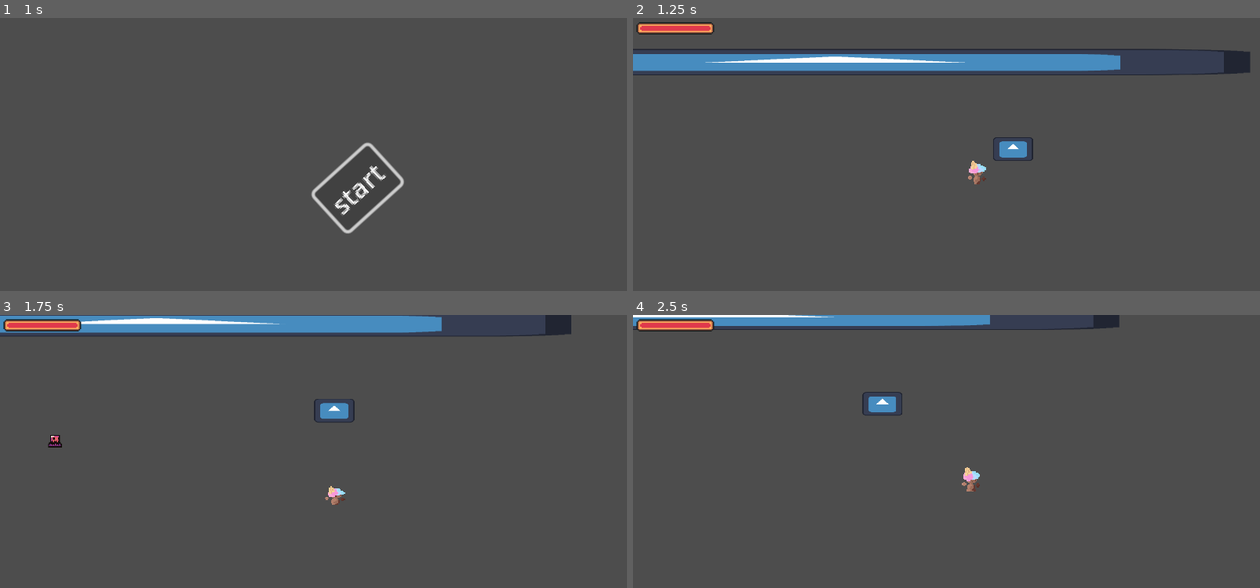
Above: before the commit, frames 1-4 (two rows, left to right).
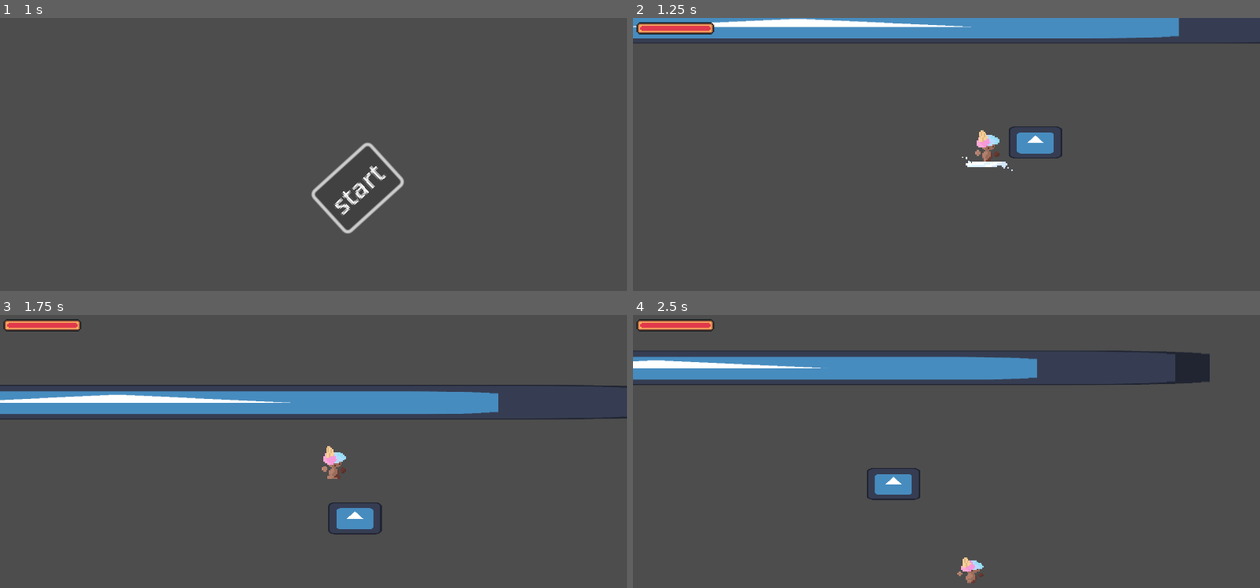
Above: after the commit, the same moments.

Repository: Luna264/candy-strike
Game: Godot game, scene res://levels/start_menu.tscn
Same seed, same stepped clock (60 frames per second), same inputs: the game is played once before the commit and once after it. The engine's default icon, where the game draws it, is replaced by a stand-in: a white triangle on a blue panel in a dark square.
Inputs (mouse positions are in pixels of both pictures, inside the frame that each line leads up to):
- Up to frame 1 (1 s): click "start" at 0.5 s
- Up to frame 2 (1.25 s): no input
- Up to frame 3 (1.75 s): tap Enter at 1.25 s; move the mouse to (451, 473) at 1.27 s; hold D (right) from 1.28 s (still down); click (451, 473) at 1.35 s; tap Space (jump) at 1.52 s
- Up to frame 4 (2.5 s): keep holding D (right); move the mouse to (821, 508) at 2.02 s; tap R (c_attack) at 2.1 s; tap Space (jump) at 2.27 s

Frame 1 is identical in both runs. In frame 2, 14% of the frame differs, in the area x 0-100%, y 0-61%; in frame 3, 13%; in frame 4, 11%.

Commit message:
glass platform sprites added

Diff:
--- a/levels/level_1.tscn
+++ b/levels/level_1.tscn
@@ -11,6 +11,7 @@
 [ext_resource type="Texture2D" uid="uid://cqnhuei2j5uas" path="res://assets/sprites/healthbarProgress.png" id="9_5ot28"]
 [ext_resource type="Script" uid="uid://d22wusqsc3ni0" path="res://scripts/playerhealth.gd" id="10_aerfg"]
 [ext_resource type="Script" uid="uid://bxxxkbuwialt3" path="res://scripts/retry.gd" id="11_5ot28"]
+[ext_resource type="PackedScene" uid="uid://cv7u13y5ejaoy" path="res://scenes/enviornment/glassplatform.tscn" id="12_aerfg"]
 
 [sub_resource type="WorldBoundaryShape2D" id="WorldBoundaryShape2D_uwrxv"]
 
@@ -34,6 +35,7 @@
 
 [node name="TextureProgressBar" type="TextureProgressBar" parent="player/CanvasLayer/Control" node_paths=PackedStringArray("player")]
 visible = false
+layout_mode = 0
 offset_right = 141.0
 offset_bottom = 88.0
 scale = Vector2(3.71961, 3.751)
@@ -60,7 +62,7 @@
 [node name="Camera2D" type="Camera2D" parent="." node_paths=PackedStringArray("follow_node")]
 position = Vector2(-67, 74)
 scale = Vector2(1.43546, 1.43546)
-zoom = Vector2(2.995, 2.995)
+zoom = Vector2(4, 4)
 position_smoothing_enabled = true
 script = ExtResource("6_5ot28")
 follow_node = NodePath("../player")
@@ -131,6 +133,8 @@
 text = "retry"
 script = ExtResource("11_5ot28")
 
+[node name="glassplatform" parent="." instance=ExtResource("12_aerfg")]
+
 [connection signal="shakescreenplayer" from="player" to="Camera2D" method="_on_player_shakescreenplayer"]
 [connection signal="body_entered" from="player/candycane" to="player/candycane" method="attack_enemies"]
 [connection signal="enemyShakescreen" from="player/candycane" to="Camera2D" method="_on_candycane_enemy_shakescreen"]
--- a/scenes/enviornment/glassplatform.tscn
+++ b/scenes/enviornment/glassplatform.tscn
@@ -1,126 +1,158 @@
-[gd_scene load_steps=10 format=3 uid="uid://cv7u13y5ejaoy"]
+[gd_scene load_steps=8 format=3 uid="uid://cv7u13y5ejaoy"]
 
 [ext_resource type="Script" uid="uid://b27b3skwbmx8h" path="res://scripts/glassplatform.gd" id="1_6dscm"]
-[ext_resource type="Texture2D" uid="uid://cu764fjk8wuga" path="res://assets/sprites/platforms.png" id="1_dvt6d"]
-
-[sub_resource type="RectangleShape2D" id="RectangleShape2D_6dscm"]
-size = Vector2(33, 11)
-
-[sub_resource type="RectangleShape2D" id="RectangleShape2D_dvt6d"]
-size = Vector2(33, 12)
+[ext_resource type="Texture2D" uid="uid://cwqbc0oucfyrc" path="res://assets/sprites/sugarglass.png" id="2_6dscm"]
 
 [sub_resource type="Animation" id="Animation_lwbke"]
 length = 0.001
 tracks/0/type = "value"
 tracks/0/imported = false
 tracks/0/enabled = true
-tracks/0/path = NodePath("Sprite2D:position")
+tracks/0/path = NodePath("Sugarglass:frame")
 tracks/0/interp = 1
 tracks/0/loop_wrap = true
 tracks/0/keys = {
 "times": PackedFloat32Array(0),
 "transitions": PackedFloat32Array(1),
-"update": 0,
-"values": [Vector2(0, 0)]
+"update": 1,
+"values": [0]
 }
 tracks/1/type = "value"
 tracks/1/imported = false
 tracks/1/enabled = true
-tracks/1/path = NodePath("Area2D/CollisionShape2D:position")
+tracks/1/path = NodePath("CollisionPolygon2D:position")
 tracks/1/interp = 1
 tracks/1/loop_wrap = true
 tracks/1/keys = {
 "times": PackedFloat32Array(0),
 "transitions": PackedFloat32Array(1),
 "update": 0,
-"values": [Vector2(0.5, -0.5)]
+"values": [Vector2(-9.89414e-06, -0.00374615)]
 }
 tracks/2/type = "value"
 tracks/2/imported = false
 tracks/2/enabled = true
-tracks/2/path = NodePath("Area2D/CollisionShape2D:scale")
+tracks/2/path = NodePath("CollisionPolygon2D:rotation")
 tracks/2/interp = 1
 tracks/2/loop_wrap = true
 tracks/2/keys = {
 "times": PackedFloat32Array(0),
 "transitions": PackedFloat32Array(1),
 "update": 0,
-"values": [Vector2(1, 1)]
+"values": [-0.0024975]
 }
 tracks/3/type = "value"
 tracks/3/imported = false
 tracks/3/enabled = true
-tracks/3/path = NodePath("Sprite2D:rotation")
+tracks/3/path = NodePath("Area2D/CollisionPolygon2D:position")
 tracks/3/interp = 1
 tracks/3/loop_wrap = true
 tracks/3/keys = {
 "times": PackedFloat32Array(0),
 "transitions": PackedFloat32Array(1),
 "update": 0,
-"values": [0.0]
+"values": [Vector2(-9.89414e-06, -0.00374615)]
 }
 tracks/4/type = "value"
 tracks/4/imported = false
 tracks/4/enabled = true
-tracks/4/path = NodePath("Area2D/CollisionShape2D:disabled")
+tracks/4/path = NodePath("Area2D/CollisionPolygon2D:rotation")
 tracks/4/interp = 1
 tracks/4/loop_wrap = true
 tracks/4/keys = {
 "times": PackedFloat32Array(0),
 "transitions": PackedFloat32Array(1),
-"update": 1,
-"values": [false]
+"update": 0,
+"values": [-0.0024975]
 }
 tracks/5/type = "value"
 tracks/5/imported = false
 tracks/5/enabled = true
-tracks/5/path = NodePath("CollisionShape2D:disabled")
+tracks/5/path = NodePath("Sugarglass:position")
 tracks/5/interp = 1
 tracks/5/loop_wrap = true
 tracks/5/keys = {
 "times": PackedFloat32Array(0),
 "transitions": PackedFloat32Array(1),
-"update": 1,
-"values": [false]
+"update": 0,
+"values": [Vector2(2, -5)]
+}
+tracks/6/type = "value"
+tracks/6/imported = false
+tracks/6/enabled = true
+tracks/6/path = NodePath("Sugarglass:rotation")
+tracks/6/interp = 1
+tracks/6/loop_wrap = true
+tracks/6/keys = {
+"times": PackedFloat32Array(0),
+"transitions": PackedFloat32Array(1),
+"update": 0,
+"values": [0.0]
+}
+tracks/7/type = "value"
+tracks/7/imported = false
+tracks/7/enabled = true
+tracks/7/path = NodePath("Area2D:position")
+tracks/7/interp = 1
+tracks/7/loop_wrap = true
+tracks/7/keys = {
+"times": PackedFloat32Array(0),
+"transitions": PackedFloat32Array(1),
+"update": 0,
+"values": [Vector2(0, 0)]
+}
+tracks/8/type = "value"
+tracks/8/imported = false
+tracks/8/enabled = true
+tracks/8/path = NodePath("Area2D:rotation")
+tracks/8/interp = 1
+tracks/8/loop_wrap = true
+tracks/8/keys = {
+"times": PackedFloat32Array(0),
+"transitions": PackedFloat32Array(1),
+"update": 0,
+"values": [0.0]
+}
+tracks/9/type = "value"
+tracks/9/imported = false
+tracks/9/enabled = true
+tracks/9/path = NodePath(".:position")
+tracks/9/interp = 1
+tracks/9/loop_wrap = true
+tracks/9/keys = {
+"times": PackedFloat32Array(0),
+"transitions": PackedFloat32Array(1),
+"update": 0,
+"values": [Vector2(0, 0)]
+}
+tracks/10/type = "value"
+tracks/10/imported = false
+tracks/10/enabled = true
+tracks/10/path = NodePath(".:rotation")
+tracks/10/interp = 1
+tracks/10/loop_wrap = true
+tracks/10/keys = {
+"times": PackedFloat32Array(0),
+"transitions": PackedFloat32Array(1),
+"update": 0,
+"values": [0.0]
 }
 
 [sub_resource type="Animation" id="Animation_6dscm"]
 resource_name = "breaking"
+length = 0.5
+loop_mode = 1
 tracks/0/type = "value"
 tracks/0/imported = false
 tracks/0/enabled = true
-tracks/0/path = NodePath("Sprite2D:position")
+tracks/0/path = NodePath("Sugarglass:frame")
 tracks/0/interp = 1
 tracks/0/loop_wrap = true
 tracks/0/keys = {
-"times": PackedFloat32Array(0, 0.3, 0.533333, 0.7, 0.866667, 1),
-"transitions": PackedFloat32Array(1, 1, 1, 1, 1, 1),
-"update": 0,
-"values": [Vector2(0, 0), Vector2(0, -1), Vector2(0, 2), Vector2(0, 0), Vector2(0, 2), Vector2(0, 0)]
-}
-tracks/1/type = "value"
-tracks/1/imported = false
-tracks/1/enabled = true
-tracks/1/path = NodePath("CollisionShape2D:disabled")
-tracks/1/interp = 1
-tracks/1/loop_wrap = true
-tracks/1/keys = {
-"times": PackedFloat32Array(0),
-"transitions": PackedFloat32Array(1),
+"times": PackedFloat32Array(0, 0.2, 0.366667),
+"transitions": PackedFloat32Array(1, 1, 1),
 "update": 1,
-"values": [false]
-}
-tracks/2/type = "value"
-tracks/2/imported = false
-tracks/2/enabled = true
-tracks/2/path = NodePath("Area2D/CollisionShape2D:disabled")
-tracks/2/interp = 1
-tracks/2/loop_wrap = true
-tracks/2/keys = {
-"times": PackedFloat32Array(0),
-"transitions": PackedFloat32Array(1),
-"update": 1,
-"values": [false]
+"values": [1, 2, 3]
 }
 
 [sub_resource type="Animation" id="Animation_dvt6d"]
@@ -128,89 +160,164 @@
 tracks/0/type = "value"
 tracks/0/imported = false
 tracks/0/enabled = true
-tracks/0/path = NodePath("CollisionShape2D:disabled")
+tracks/0/path = NodePath("Sugarglass:frame")
 tracks/0/interp = 1
 tracks/0/loop_wrap = true
 tracks/0/keys = {
 "times": PackedFloat32Array(0),
 "transitions": PackedFloat32Array(1),
 "update": 1,
-"values": [false]
+"values": [0]
+}
+tracks/1/type = "value"
+tracks/1/imported = false
+tracks/1/enabled = true
+tracks/1/path = NodePath("CollisionPolygon2D:position")
+tracks/1/interp = 1
+tracks/1/loop_wrap = true
+tracks/1/keys = {
+"times": PackedFloat32Array(0),
+"transitions": PackedFloat32Array(1),
+"update": 0,
+"values": [Vector2(-9.89414e-06, -0.00374615)]
+}
+tracks/2/type = "value"
+tracks/2/imported = false
+tracks/2/enabled = true
+tracks/2/path = NodePath("CollisionPolygon2D:rotation")
+tracks/2/interp = 1
+tracks/2/loop_wrap = true
+tracks/2/keys = {
+"times": PackedFloat32Array(0),
+"transitions": PackedFloat32Array(1),
+"update": 0,
+"values": [-0.0024975]
+}
+tracks/3/type = "value"
+tracks/3/imported = false
+tracks/3/enabled = true
+tracks/3/path = NodePath("Area2D/CollisionPolygon2D:position")
+tracks/3/interp = 1
+tracks/3/loop_wrap = true
+tracks/3/keys = {
+"times": PackedFloat32Array(0),
+"transitions": PackedFloat32Array(1),
+"update": 0,
+"values": [Vector2(-9.89414e-06, -0.00374615)]
+}
+tracks/4/type = "value"
+tracks/4/imported = false
+tracks/4/enabled = true
+tracks/4/path = NodePath("Area2D/CollisionPolygon2D:rotation")
+tracks/4/interp = 1
+tracks/4/loop_wrap = true
+tracks/4/keys = {
+"times": PackedFloat32Array(0),
+"transitions": PackedFloat32Array(1),
+"update": 0,
+"values": [-0.0024975]
+}
+tracks/5/type = "value"
+tracks/5/imported = false
+tracks/5/enabled = true
+tracks/5/path = NodePath("Sugarglass:position")
+tracks/5/interp = 1
+tracks/5/loop_wrap = true
+tracks/5/keys = {
+"times": PackedFloat32Array(0),
+"transitions": PackedFloat32Array(1),
+"update": 0,
+"values": [Vector2(2, -5)]
+}
+tracks/6/type = "value"
+tracks/6/imported = false
+tracks/6/enabled = true
+tracks/6/path = NodePath("Sugarglass:rotation")
+tracks/6/interp = 1
+tracks/6/loop_wrap = true
+tracks/6/keys = {
+"times": PackedFloat32Array(0),
+"transitions": PackedFloat32Array(1),
+"update": 0,
+"values": [0.0]
+}
+tracks/7/type = "value"
+tracks/7/imported = false
+tracks/7/enabled = true
+tracks/7/path = NodePath("Area2D:position")
+tracks/7/interp = 1
+tracks/7/loop_wrap = true
+tracks/7/keys = {
+"times": PackedFloat32Array(0),
+"transitions": PackedFloat32Array(1),
+"update": 0,
+"values": [Vector2(0, 0)]
+}
+tracks/8/type = "value"
+tracks/8/imported = false
+tracks/8/enabled = true
+tracks/8/path = NodePath("Area2D:rotation")
+tracks/8/interp = 1
+tracks/8/loop_wrap = true
+tracks/8/keys = {
+"times": PackedFloat32Array(0),
+"transitions": PackedFloat32Array(1),
+"update": 0,
+"values": [0.0]
+}
+tracks/9/type = "value"
+tracks/9/imported = false
+tracks/9/enabled = true
+tracks/9/path = NodePath(".:position")
+tracks/9/interp = 1
+tracks/9/loop_wrap = true
+tracks/9/keys = {
+"times": PackedFloat32Array(0),
+"transitions": PackedFloat32Array(1),
+"update": 0,
+"values": [Vector2(0, 0)]
+}
+tracks/10/type = "value"
+tracks/10/imported = false
+tracks/10/enabled = true
+tracks/10/path = NodePath(".:rotation")
+tracks/10/interp = 1
+tracks/10/loop_wrap = true
+tracks/10/keys = {
+"times": PackedFloat32Array(0),
+"transitions": PackedFloat32Array(1),
+"update": 0,
+"values": [0.0]
 }
 
 [sub_resource type="Animation" id="Animation_ih7lb"]
 resource_name = "shattering"
+length = 0.22
 tracks/0/type = "value"
 tracks/0/imported = false
 tracks/0/enabled = true
-tracks/0/path = NodePath("Area2D/CollisionShape2D:position")
+tracks/0/path = NodePath("Sugarglass:frame")
 tracks/0/interp = 1
 tracks/0/loop_wrap = true
 tracks/0/keys = {
-"times": PackedFloat32Array(0, 1),
-"transitions": PackedFloat32Array(1, 1),
-"update": 0,
-"values": [Vector2(0.5, -0.5), Vector2(0.5, -0.5)]
-}
-tracks/1/type = "value"
+"times": PackedFloat32Array(0, 0.0666667, 0.133333, 0.2),
+"transitions": PackedFloat32Array(1, 1, 1, 1),
+"update": 1,
+"values": [5, 6, 7, 8]
+}
+tracks/1/type = "method"
 tracks/1/imported = false
 tracks/1/enabled = true
-tracks/1/path = NodePath("Area2D/CollisionShape2D:scale")
+tracks/1/path = NodePath(".")
 tracks/1/interp = 1
 tracks/1/loop_wrap = true
 tracks/1/keys = {
-"times": PackedFloat32Array(0, 1),
-"transitions": PackedFloat32Array(1, 1),
-"update": 0,
-"values": [Vector2(1, 1), Vector2(1, 1)]
-}
-tracks/2/type = "value"
-tracks/2/imported = false
-tracks/2/enabled = true
-tracks/2/path = NodePath("Sprite2D:position")
-tracks/2/interp = 1
-tracks/2/loop_wrap = true
-tracks/2/keys = {
-"times": PackedFloat32Array(0, 0.37, 1),
-"transitions": PackedFloat32Array(1, 1, 1),
-"update": 0,
-"values": [Vector2(0, 0), Vector2(0, -1), Vector2(0, 0)]
-}
-tracks/3/type = "value"
-tracks/3/imported = false
-tracks/3/enabled = true
-tracks/3/path = NodePath("Sprite2D:rotation")
-tracks/3/interp = 1
-tracks/3/loop_wrap = true
-tracks/3/keys = {
-"times": PackedFloat32Array(0, 0.37, 0.73, 1),
-"transitions": PackedFloat32Array(1, 1, 1, 1),
-"update": 0,
-"values": [0.0, -0.0891339, -3.15075, 0.0]
-}
-tracks/4/type = "value"
-tracks/4/imported = false
-tracks/4/enabled = true
-tracks/4/path = NodePath("Area2D/CollisionShape2D:disabled")
-tracks/4/interp = 1
-tracks/4/loop_wrap = true
-tracks/4/keys = {
-"times": PackedFloat32Array(0),
-"transitions": PackedFloat32Array(1),
-"update": 1,
-"values": [true]
-}
-tracks/5/type = "value"
-tracks/5/imported = false
-tracks/5/enabled = true
-tracks/5/path = NodePath("CollisionShape2D:disabled")
-tracks/5/interp = 1
-tracks/5/loop_wrap = true
-tracks/5/keys = {
-"times": PackedFloat32Array(0),
-"transitions": PackedFloat32Array(1),
-"update": 1,
-"values": [true]
+"times": PackedFloat32Array(0.2),
+"transitions": PackedFloat32Array(1),
+"values": [{
+"args": [],
+"method": &"queue_free"
+}]
 }
 
 [sub_resource type="AnimationLibrary" id="AnimationLibrary_tuatr"]
@@ -224,27 +331,29 @@
 [node name="glassplatform" type="AnimatableBody2D"]
 script = ExtResource("1_6dscm")
 
-[node name="Sprite2D" type="Sprite2D" parent="."]
-texture = ExtResource("1_dvt6d")
-region_enabled = true
-region_rect = Rect2(15.9692, 47.6468, 32.1421, 10.138)
-
-[node name="CollisionShape2D" type="CollisionShape2D" parent="."]
-position = Vector2(0.5, -0.5)
-shape = SubResource("RectangleShape2D_6dscm")
+[node name="Area2D" type="Area2D" parent="."]
+
+[node name="CollisionPolygon2D" type="CollisionPolygon2D" parent="Area2D"]
+position = Vector2(-9.89414e-06, -0.00374615)
+rotation = -0.0024975
+polygon = PackedVector2Array(-14.995, -2.03371, 15.0049, -1.95879, 16, 0.0437061, 14.995, 2.0412, -15.0049, 1.96628, -15.9999, -0.0362138)
 one_way_collision = true
-
-[node name="Area2D" type="Area2D" parent="."]
-
-[node name="CollisionShape2D" type="CollisionShape2D" parent="Area2D"]
-position = Vector2(0.5, -0.5)
-shape = SubResource("RectangleShape2D_dvt6d")
-debug_color = Color(0.717542, 0.253301, 1, 0.42)
 
 [node name="AnimationPlayer" type="AnimationPlayer" parent="."]
 libraries = {
 &"": SubResource("AnimationLibrary_tuatr")
 }
+
+[node name="Sugarglass" type="Sprite2D" parent="."]
+position = Vector2(2, -5)
+texture = ExtResource("2_6dscm")
+hframes = 9
+
+[node name="CollisionPolygon2D" type="CollisionPolygon2D" parent="."]
+position = Vector2(-9.89414e-06, -0.00374615)
+rotation = -0.0024975
+polygon = PackedVector2Array(-14.995, -2.03371, 15.0049, -1.95879, 16, 0.0437061, 14.995, 2.0412, -15.0049, 1.96628, -15.9999, -0.0362138)
+one_way_collision = true
 
 [connection signal="shatter" from="." to="." method="_on_shatter"]
 [connection signal="area_entered" from="Area2D" to="." method="_on_area_2d_area_entered"]
--- a/scenes/player.tscn
+++ b/scenes/player.tscn
@@ -49,10 +49,10 @@
 tracks/3/interp = 1
 tracks/3/loop_wrap = true
 tracks/3/keys = {
-"times": PackedFloat32Array(0.001),
-"transitions": PackedFloat32Array(1),
-"update": 0,
-"values": [0.0]
+"times": PackedFloat32Array(0, 0.001),
+"transitions": PackedFloat32Array(1, 1),
+"update": 0,
+"values": [0.0, 0.0]
 }
 tracks/4/type = "value"
 tracks/4/imported = false
@@ -73,10 +73,10 @@
 tracks/5/interp = 1
 tracks/5/loop_wrap = true
 tracks/5/keys = {
-"times": PackedFloat32Array(0.001),
-"transitions": PackedFloat32Array(1),
-"update": 0,
-"values": [Vector2(0, -13)]
+"times": PackedFloat32Array(0, 0.001),
+"transitions": PackedFloat32Array(1, 1),
+"update": 0,
+"values": [Vector2(0, -13), Vector2(0, -13)]
 }
 
 [sub_resource type="Animation" id="Animation_fjrip"]
@@ -97,7 +97,7 @@
 
 [sub_resource type="Animation" id="Animation_tuyoq"]
 resource_name = "hit"
-length = 0.3
+length = 0.4
 tracks/0/type = "value"
 tracks/0/imported = false
 tracks/0/enabled = true
@@ -236,7 +236,7 @@
 one_shot = true
 
 [node name="DieTimer" type="Timer" parent="."]
-wait_time = 2.0
+wait_time = 1.5
 one_shot = true
 ignore_time_scale = true
 
--- a/scripts/glassplatform.gd
+++ b/scripts/glassplatform.gd
@@ -6,6 +6,10 @@
 @onready var animation_player: AnimationPlayer = $AnimationPlayer
 
 signal shatter
+
+func _ready() -> void:
+	global_position = Vector2(50, 106)
+
 
 func _physics_process(delta: float) -> void:
 	if is_breaking == true:
@@ -35,8 +39,3 @@
 
 func _on_shatter() -> void:
 	animation_player.play("shattering")
-
-
-func _on_animation_player_animation_finished(anim_name: StringName) -> void:
-	if anim_name == "shattering":
-		queue_free()
--- a/scripts/player.gd
+++ b/scripts/player.gd
@@ -102,7 +102,7 @@
 func _on_attack_timeout() -> void:
 	is_attacking = false
 	is_damaged = false
-	update_animation("RESET")
+	update_animation("idle")
 	if sprite_2d.flip_h:
 		anim_player.play("idle_left")
 	if not sprite_2d.flip_h:
@@ -111,6 +111,10 @@
 var was_on_floor = false
 
 func _physics_process(delta: float) -> void:
+
+	if flash_in_progress == true:
+		update_animation("hit")
+
 
 	print("knockback_timer:", knockback_timer, " knockback_toggle:", knockback_toggle, " velocity.x:", velocity.x)
 
Binary file added: assets/sprites/sugarglass.png
Not shown, added: assets/sprites/sugarglass.png.import
Not shown: 1 places in levels/level_1.tscn that only renumber resources
